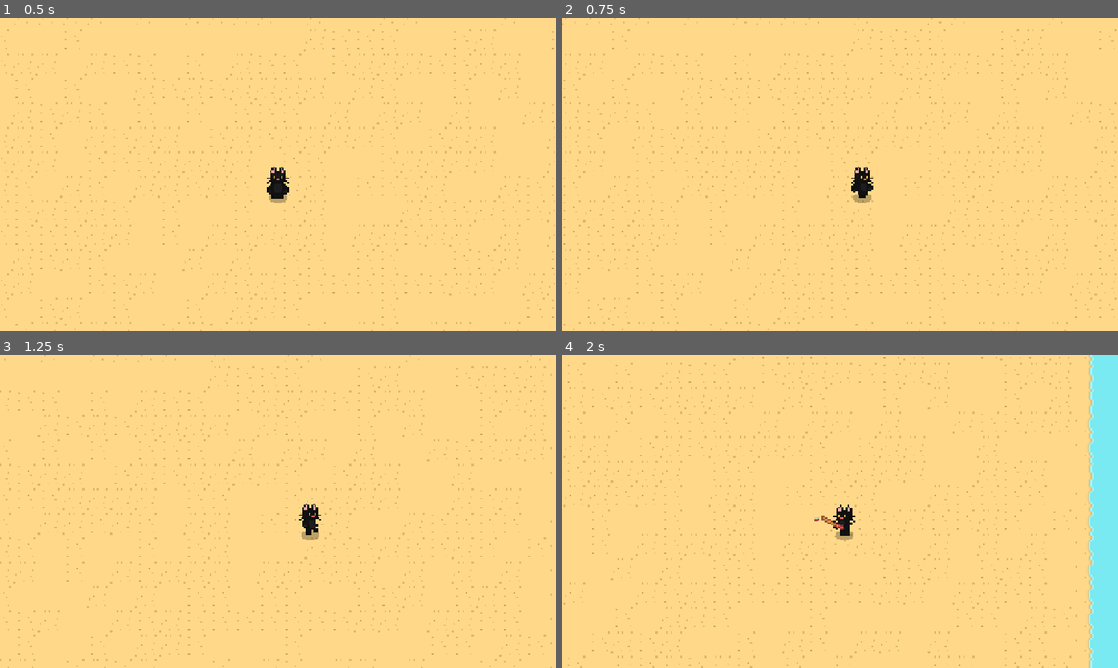
Above: before the commit, frames 1-4 (two rows, left to right).
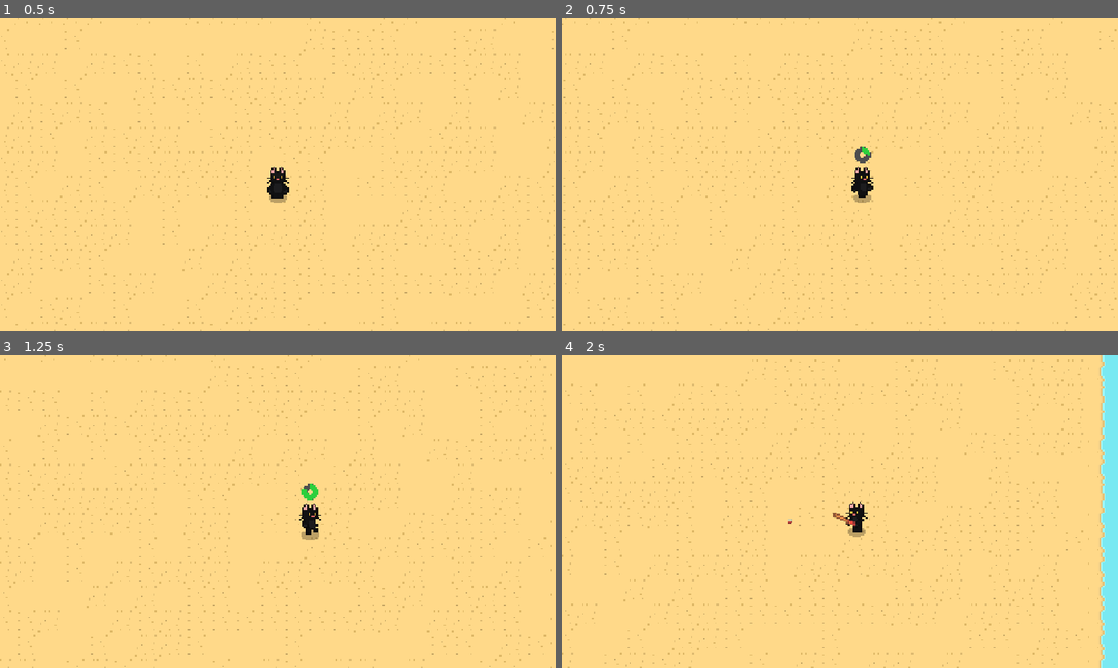
Above: after the commit, the same moments.

Repository: minotaa/beachside-tactics-2
Game: Godot game, scene res://scenes/game.tscn
The game is run twice, just before and just after one commit, with the same random seed, the same clock (stepped at 60 frames per second) and the same inputs.
Inputs (mouse positions are in pixels of both pictures, inside the frame that each line leads up to):
- Up to frame 1 (0.5 s): no input
- Up to frame 2 (0.75 s): tap Enter at 0.5 s; move the mouse to (962, 158) at 0.52 s; press the mouse at (962, 158) at 0.53 s; hold D (right) from 0.53 s (still down)
- Up to frame 3 (1.25 s): keep holding D (right)
- Up to frame 4 (2 s): move the mouse to (728, 527) at 1.27 s; release D (right) at 1.28 s; release the mouse at (728, 527) at 1.28 s; hold S (down) from 1.28 s (still down); click (728, 527) at 1.35 s

Frame 1 is identical in both runs. In frame 2, 0.1% of the frame differs, in the area x 52-56%, y 41-47%; in frame 3, 0.1%; in frame 4, 7.8%, in the area x 0-98%, y 0-100%.

Commit message:
equipped fishing rod

Diff:
--- a/scripts/game.gd
+++ b/scripts/game.gd
@@ -36,18 +36,23 @@
 var catches: int = 0
 var whiffs: int = 0
 var balance: float = 0.0
+var equipped_fishing_rod: FishingRod = Catalog.get_item(0) as FishingRod
 var bag = Inventory.new()
 var upgrades = Inventory.new() # Dumb solution because I don't feel like doing specific logic for permanent/temporary items in your inventory.
 var game_loaded: bool = false
 
+func get_fishing_power() -> float:
+	var fishing_power = 0.0
+	fishing_power += equipped_fishing_rod.fishing_power
+	return fishing_power
 
-func calculate_xp_for_level(level: int) -> float:
+func calculate_xp_for_level(_level: int) -> float:
 	var xp_scaling: float = 1.5
 	# Formula: base_xp * (scaling ^ (level - 1))
 	# Level 1->2: 100 XP
 	# Level 2->3: 150 XP
 	# Level 3->4: 225 XP, etc.
-	return 100.0 * pow(xp_scaling, level - 1)
+	return 100.0 * pow(xp_scaling, _level - 1)
 
 func level_up():
 	xp -= calculate_xp_for_level(level)
@@ -75,9 +80,9 @@
 
 func load_game() -> void:
 	game_loaded = true
-	if not FileAccess.file_exists("user://game.april"):
+	if not FileAccess.file_exists("user://save.april"):
 		return
-	var save_file: FileAccess = FileAccess.open("user://game.april", FileAccess.READ)
+	var save_file: FileAccess = FileAccess.open("user://save.april", FileAccess.READ)
 	while save_file.get_position() < save_file.get_length():
 		var json_string = save_file.get_line()
 		var json = JSON.new()
@@ -88,6 +93,8 @@
 		var data = json.get_data()
 		if data.has("bag"):
 			bag.set_list_from_save(data["bag"])
+		if data.has("equipped_fishing_rod"):
+			equipped_fishing_rod = Catalog.get_item(data["equipped_fishing_rod"])
 		if data.has("upgrades"):
 			upgrades.set_list_from_save(data["upgrades"])
 		if data.has("balance"):
@@ -104,7 +111,8 @@
 		"upgrades": upgrades.to_list(),
 		"balance": balance,
 		"whiffs": whiffs,
-		"catches": catches
+		"catches": catches,
+		"equipped_fishing_rod": equipped_fishing_rod.id
 	}
 
 func _notification(what: int) -> void:
--- a/scripts/player.gd
+++ b/scripts/player.gd
@@ -14,7 +14,7 @@
 var state: FishState = FishState.INACTIVE
 var bobber: RigidBody2D
 var bobber_safe: bool = true # Makes sure you can spam fish or whatever.
-var fish_control_safe: bool = false # Makes it so that you can't fish until you release the fish keybind.
+var fish_control_safe: bool = true # Makes it so that you can't fish until you release the fish keybind.
 
 var hookVelocity = 0
 var hookAcceleration = .001
@@ -61,15 +61,15 @@
 func play_idle_animation() -> void:
 	play_animation(body_type + "_idle_" + last_direction)
 
-func play_animation(name: String, backwards: bool = false, speed: float = 1) -> void:
+func play_animation(_name: String, backwards: bool = false, speed: float = 1) -> void:
 	if backwards == false:
-		$Base.play(name, speed)
-		if name == body_type + "_fish_down":
+		$Base.play(_name, speed)
+		if _name == body_type + "_fish_down":
 			$Base.position = Vector2(0, 3)
 		else:
 			$Base.position = Vector2(0, 0)
 	else:
-		$Base.play(name, speed * -1, true)
+		$Base.play(_name, speed * -1, true)
 
 func _process_input(delta: float) -> void:
 	# Movement controls
@@ -78,7 +78,6 @@
 		velocity = Vector2.ZERO
 	var velocity_length = velocity.length_squared()
 	var is_moving = velocity_length > 0
-
 
 	# Reel back in bobber if you're fishing.
 	if Input.is_action_pressed("fish") and state == FishState.FISHING and not bobber_safe:
@@ -131,7 +130,7 @@
 	if state == FishState.REELING:
 		$Minigame.visible = true
 		if bobber != null and not bobber.get_node("Splashes").emitting:
-			bobber.get_node("Splashes").emitting = true
+			bobber.get_node("Splashes").restart()
 
 		# Adjust Value
 		if (len($Minigame/Hook/Area2D.get_overlapping_areas()) > 0):
@@ -251,7 +250,7 @@
 	move_and_slide()
 	global_position = round(global_position/ 2) * 2 # Needed to smooth out jittering on diagonal movement
 
-func _process_ui(delta: float) -> void:
+func _process_ui(_delta: float) -> void:
 	if bobber != null:
 		var line = bobber.get_node("Line2D")
 		var rod_tip_global := get_rod_tip(get_fishing_direction())
@@ -303,11 +302,11 @@
 	if Game.bag.total_size() > Game.get_max_inventory_size():
 		Toast.add("Your inventory is full, you will release anything you catch.")
 
-	var rod_power = 0 # FIXME
+	var rod_power = Game.get_fishing_power()
 
 	while (state == FishState.FISHING):
 		if bobber != null and not bobber.get_node("Ripple").emitting:
-			bobber.get_node("Ripple").emitting = true
+			bobber.get_node("Ripple").restart()
 		print("Odds: " + str(odds) + " | Your Odds: " + str(your_odds))
 		if your_odds >= odds:
 			var fish = Catalog.get_fish_drop(location, rod_power)
@@ -318,7 +317,10 @@
 			if bobber != null:
 				bobber.add_child(bobber_fish)
 			$Exclaim.emitting = true
-			state = FishState.FOUND_FISH
+			if fish is Junk or rod_power >= fish.power_needed * 2.0:
+				state = FishState.REELING_BACK
+			else:
+				state = FishState.FOUND_FISH
 			await get_tree().create_timer(1.5).timeout
 			if state == FishState.FOUND_FISH:
 				if bobber != null and bobber_fish != null:
@@ -326,7 +328,7 @@
 				state = FishState.FISHING
 				print("Player decided not to catch fish, continuing loop.")
 				your_odds = 0
-				odds = randi_range(250, 850)
+				odds = randi_range(250, 750)
 			else:
 				print("Player decided to catch fish, ending loop.")
 				return
--- a/scripts/types/catalog.gd
+++ b/scripts/types/catalog.gd
@@ -23,8 +23,8 @@
 	return 100.0  # fallback
 
 func get_fish_drop(location: Game.Location, rod_power: int) -> ItemType:
-	# 75% chance to get junk instead of fish
-	if randf() < 0.90:
+	# 10% chance to get junk instead of fish
+	if randf() > 0.90:
 		return get_junk(location, rod_power)
 	else:
 		return get_fish(location, rod_power)
